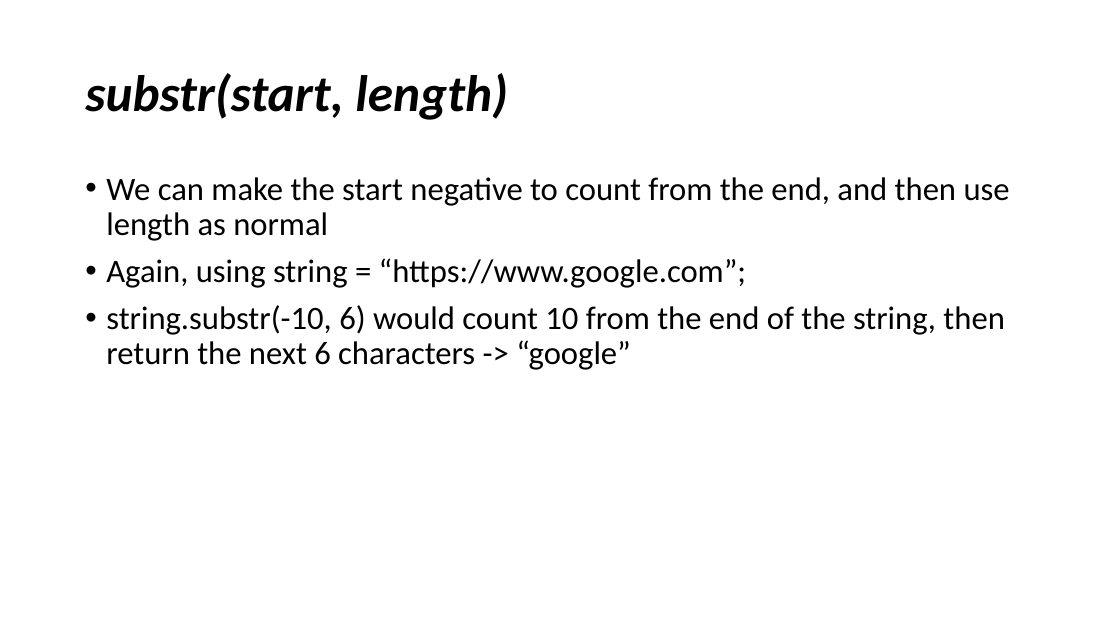
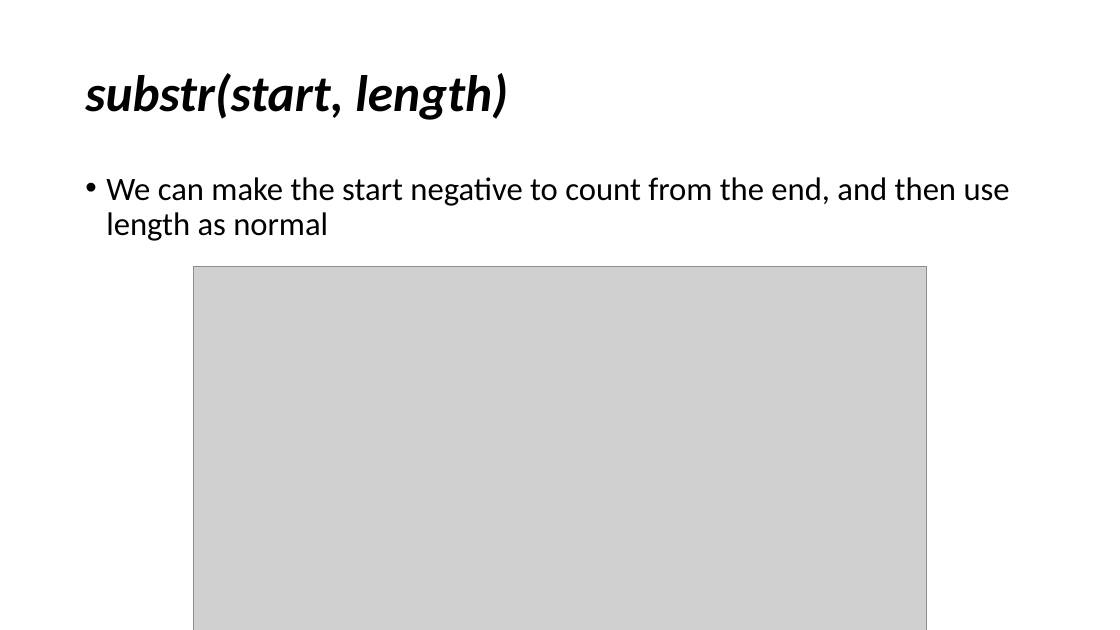
Before and after one commit to YWCANWIL-TechLab/Module4-DataTypes-Day1, a slide deck: slide 19 of slides/Strings.pptx (slide 20 before the commit). Drawn at 1120x630 pixels with LibreOffice and Linux fonts; fonts in the diff are those of the drawing; grey boxes stand for pictures. Boxes give left, top, right and bottom in pixels: in the first picture for what was removed or moved away, otherwise in the second. Text is boxed around its words. In the diff, an @@ line names an element or a change of style, - is before the commit and + after.

```diff
--- a/slides/Strings.pptx
+++ b/slides/Strings.pptx
@@ text at [106, 258, 1004, 370]: paragraphs removed @@
-• Again, using string = “https://www.google.com”;
-• string.substr(-10, 6) would count 10 from the end of the string, then return the next 6 characters -> “google”
@@ picture added at [193, 266, 928, 630] @@
```
Also in this commit, not shown: 16 other slides changed, 1 slide added, 3 slides removed.
